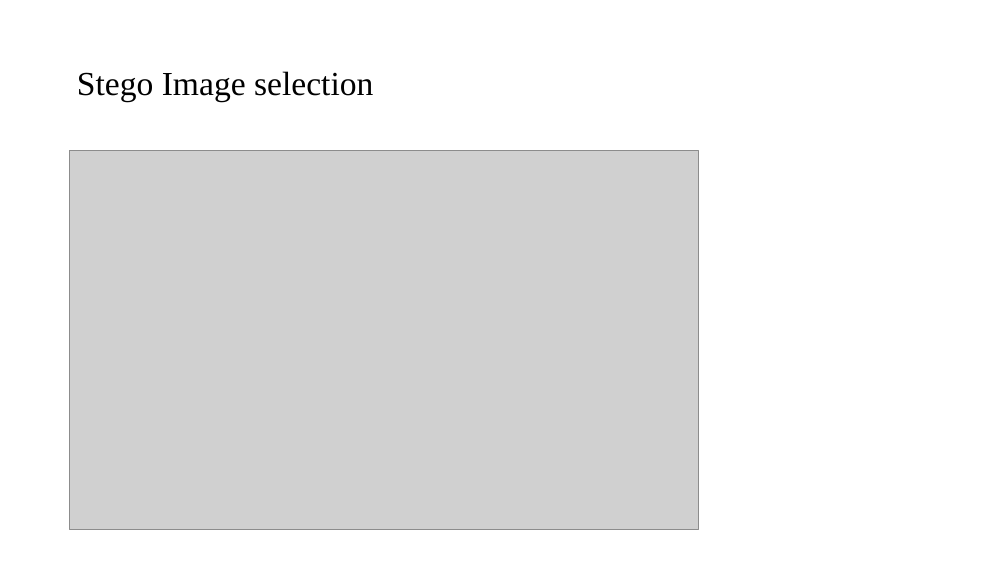
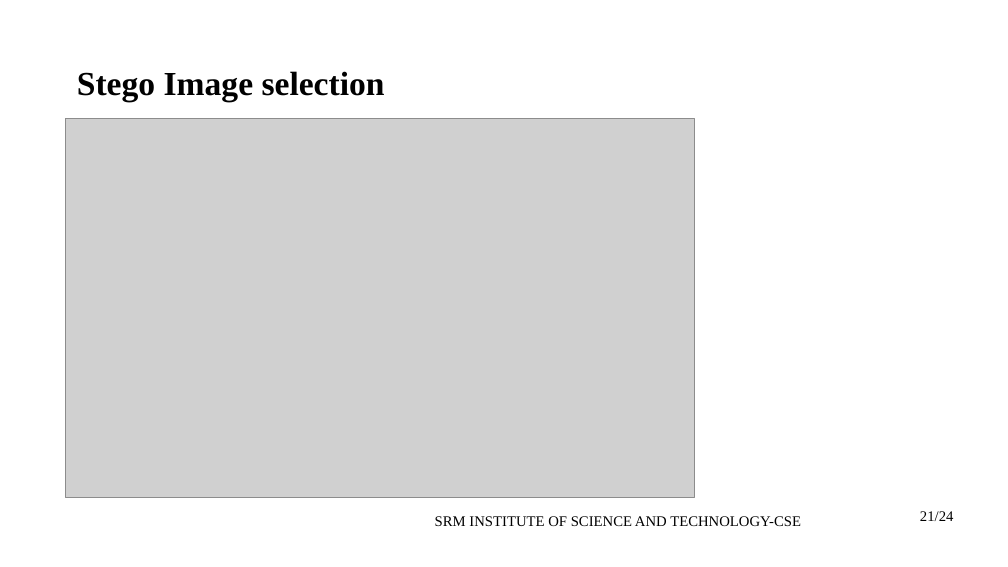
Before and after one commit to akhilmantha/Reverse-Data-Hiding-Using-Histogram-Comparison-And-MPE-Predictors, a slide deck: slide 21 of Research/Presentation/ppt (11) (1).pptx (slide 19 before the commit). Drawn at 1008x567 pixels with LibreOffice and Linux fonts; fonts in the diff are those of the drawing; grey boxes stand for pictures. Boxes give left, top, right and bottom in pixels: in the first picture for what was removed or moved away, otherwise in the second. Text is boxed around its words. In the diff, an @@ line names an element or a change of style, - is before the commit and + after.

```diff
--- a/Research/Presentation/ppt (11) (1).pptx
+++ b/Research/Presentation/ppt (11) (1).pptx
@@ title "Stego Image selection" at (x1=77, y1=71, x2=385, y2=102): bold on @@
@@ picture moved from (x1=70, y1=150, x2=699, y2=529) to (x1=65, y1=119, x2=694, y2=498) @@
@@ text added at (x1=435, y1=516, x2=801, y2=526), 14 pt, text #000000 @@
+SRM INSTITUTE OF SCIENCE AND TECHNOLOGY-CSE
@@ text added at (x1=920, y1=511, x2=954, y2=521), 14 pt, text #000000 @@
+21/24
```
Also in this commit, not shown: 18 other slides changed, 5 slides added, 3 slides removed.
